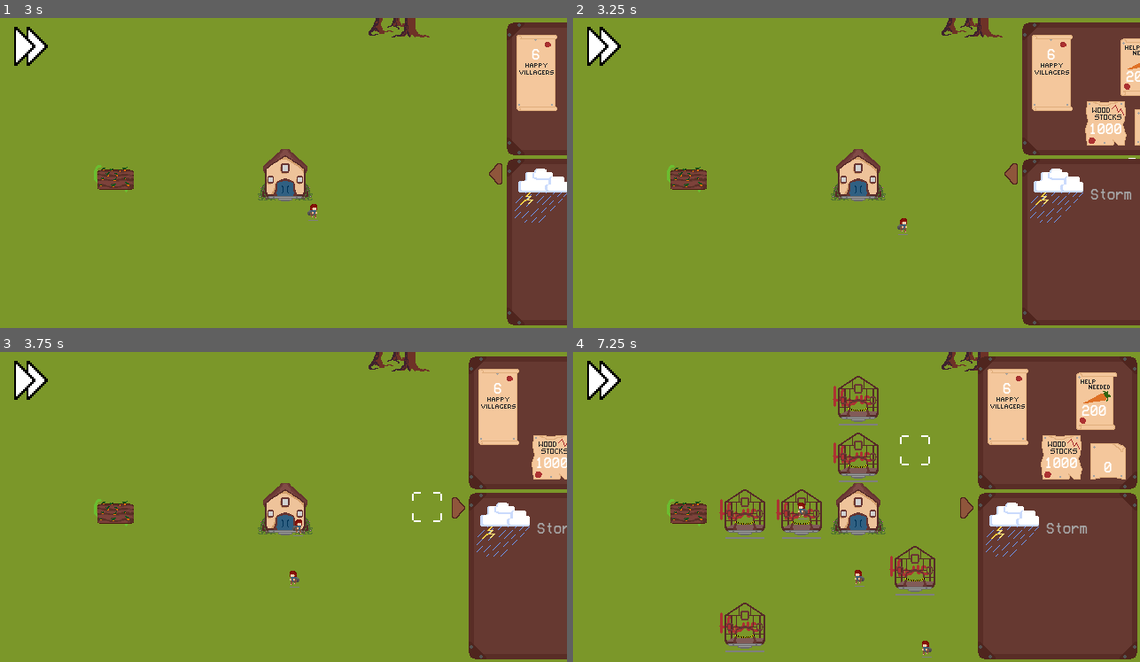
Above: before the commit, frames 1-4 (two rows, left to right).
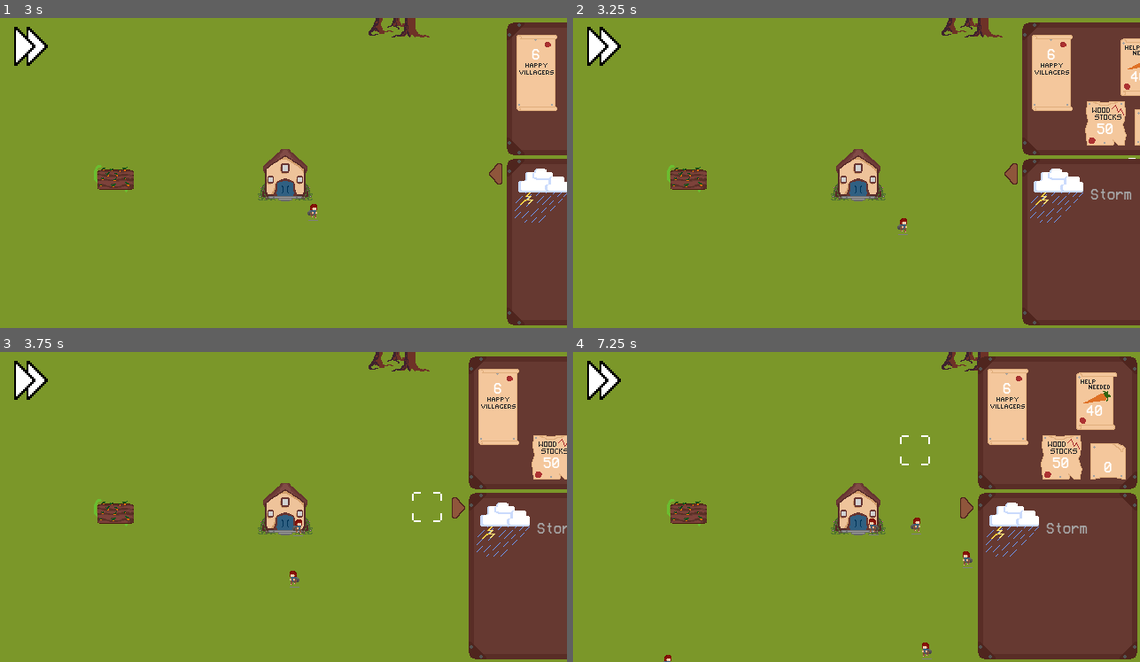
Above: after the commit, the same moments.

Repository: Resben/village-mayhem
Game: Godot game, scene res://scenes/ui/controller.tscn
Two runs of this game, one before a commit and one after it. Both use one fixed random seed, a clock stepped at 60 frames per second and the inputs below. The engine's default icon, where the game draws it, is replaced by a stand-in: a white triangle on a blue panel in a dark square. Sound files missing from this copy of the repository are replaced by a short silence.
Inputs (mouse positions are in pixels of both pictures, inside the frame that each line leads up to):
- Up to frame 1 (3 s): click "Start" at 0.5 s; click "Start" at 1.25 s; click (28, 45) at 2 s; click (561, 173) at 2.75 s
- Up to frame 2 (3.25 s): no input
- Up to frame 3 (3.75 s): click (413, 507) at 3.5 s
- Up to frame 4 (7.25 s): click (1117, 507) at 4.25 s; move the mouse to (981, 491) at 5.02 s; tap Middle mouse button (drag) at 5.1 s; move the mouse to (743, 522) at 5.77 s; click (743, 522) at 5.85 s; move the mouse to (913, 438) at 6.52 s; right-click (913, 438) at 6.6 s

Frame 1 is identical in both runs. In frame 2, 0.1% of the frame differs, in the area x 91-100%, y 17-38%; in frame 3, less than 0.1%; in frame 4, 4.2%, in the area x 15-95%, y 7-100%.

Commit message:
[Feature] Pause menu

Diff:
--- a/scenes/ai/villager.gd
+++ b/scenes/ai/villager.gd
@@ -228,7 +228,7 @@
 func _on_action_complete_timeout():
 	job_reference.add_work_point(self)
 	if job_type != "construction":
-		if job_points == require_job_points:
+		if job_points >= require_job_points:
 			job_complete()
 			job_points = 0
 		$TextureProgressBar.value = float(job_points) / require_job_points * 100.0
@@ -236,3 +236,7 @@
 func set_speed(value):
 	playback_speed = value
 	$AnimationPlayer.speed_scale = value
+
+func _on_yum_timeout():
+	Global.remove_resources("food", 1)
+	$Yum.start(randi_range(7, 10))
--- a/scenes/ai/villager.tscn
+++ b/scenes/ai/villager.tscn
@@ -85,5 +85,10 @@
 [node name="CollisionShape2D" type="CollisionShape2D" parent="Area2D"]
 shape = SubResource("RectangleShape2D_rmog4")
 
+[node name="Yum" type="Timer" parent="."]
+one_shot = true
+autostart = true
+
 [connection signal="velocity_computed" from="NavigationAgent2D" to="." method="_on_navigation_agent_2d_velocity_computed"]
 [connection signal="timeout" from="ActionComplete" to="." method="_on_action_complete_timeout"]
+[connection signal="timeout" from="Yum" to="." method="_on_yum_timeout"]
--- a/scenes/global.gd
+++ b/scenes/global.gd
@@ -33,8 +33,8 @@
 var villager = preload("res://scenes/ai/villager.tscn") as PackedScene
 
 var resources = {
-	"food" : 200,
-	"wood" : 1000,
+	"food" : 50,
+	"wood" : 50,
 	"materials" : 0
 }
 
@@ -47,6 +47,25 @@
 		is_setup = true
 		hud.update_resources()
 		hud.update_population()
+
+func bye_bye():
+	wood_references.clear()
+	house_references.clear()
+	farm_references.clear()
+	inactive_mine_references.clear()
+	active_mine_references.clear()
+	disaster_references.clear()
+	villager_references.clear()
+	resources = {
+		"food" : 50,
+		"wood" : 50,
+		"materials" : 0
+	}
+	population = 0
+	is_in_disaster = false
+	cpu = null
+	is_setup = false
+
 
 func get_random_villager() -> Texture2D:
 	var rand = randi_range(0, villagers.size())
@@ -104,13 +123,13 @@
 			set_speed(2, active_mine_references)
 			set_speed(2, disaster_references)
 		VERY_FAST:
-			controller.set_speed(3)
-			set_speed(3, villager_references)
-			set_speed(3, house_references)
-			set_speed(3, farm_references)
-			set_speed(3, wood_references)
-			set_speed(3, active_mine_references)
-			set_speed(3, disaster_references)
+			controller.set_speed(5)
+			set_speed(5, villager_references)
+			set_speed(5, house_references)
+			set_speed(5, farm_references)
+			set_speed(5, wood_references)
+			set_speed(5, active_mine_references)
+			set_speed(5, disaster_references)
 
 func set_speed(value, references):
 	for r in references:
--- a/scenes/ui/controller.gd
+++ b/scenes/ui/controller.gd
@@ -23,12 +23,29 @@
 
 func _input(event):
 	if Input.is_action_just_pressed("pause") && !$Startup.visible:
+		toggle_pause()
+
+func toggle_pause():
 		$Paused.visible = !$Paused.visible
 		if $Paused.visible:
 			$Paused.mouse_filter = Control.MOUSE_FILTER_STOP
+			$Paused.when_shown()
 		else:
 			$Paused.mouse_filter = Control.MOUSE_FILTER_IGNORE
 		get_tree().paused = $Paused.visible
+
+func switch_to_menu():
+	state = MENU
+	$TransitionPlayer.play_transition(to_menu_callback)
+	Global.bye_bye()
+
+func to_menu_callback():
+	$Startup.visible = true
+	$Startup.mouse_filter = Control.MOUSE_FILTER_STOP
+	$HUD.visible = false
+	$Paused.visible = false
+	get_tree().paused = true
+	get_node("/root/Main").queue_free()
 
 func switch_to_game():
 	state = GAME
@@ -85,10 +102,8 @@
 func set_speed(value):
 	$DisasterTimer.wait_time = disaster_time_out_original / value
 
-
 func _on_bgm_finished():
 	$BGM.play()
-
 
 func _on_h_slider_value_changed(value):
 	bgm_volume = value
--- a/scenes/ui/controller.tscn
+++ b/scenes/ui/controller.tscn
@@ -4,7 +4,6 @@
 [ext_resource type="Script" path="res://scenes/ui/startup.gd" id="2_3b7cw"]
 [ext_resource type="Theme" uid="uid://cbh8r1lpvqme5" path="res://resources/main_theme.tres" id="2_o4um2"]
 [ext_resource type="PackedScene" uid="uid://ds0lpe8titpqh" path="res://scenes/level/main.tscn" id="3_fdg15"]
-[ext_resource type="Texture2D" uid="uid://c44mf2j1x3lge" path="res://icon.svg" id="3_vp72e"]
 [ext_resource type="Script" path="res://scenes/ui/transition_player.gd" id="4_uiov0"]
 [ext_resource type="TileSet" uid="uid://djp1po2qnkljk" path="res://resources/tileset.tres" id="5_0d8tc"]
 [ext_resource type="Script" path="res://scenes/ui/HUD.gd" id="5_2nu4n"]
@@ -22,6 +21,7 @@
 [ext_resource type="Texture2D" uid="uid://or2tdeaf6yxv" path="res://assets/ui/speed_3.png" id="14_f47nt"]
 [ext_resource type="Texture2D" uid="uid://ota0p8br2mb6" path="res://assets/ui/speed_1.png" id="16_pdu2c"]
 [ext_resource type="Script" path="res://scenes/ui/paused.gd" id="16_tsk5n"]
+[ext_resource type="Texture2D" uid="uid://crrbn5t56w1ny" path="res://assets/ui/paused_ui.png" id="21_xh51k"]
 [ext_resource type="Texture2D" uid="uid://db2mngatx53rl" path="res://assets/ui/cloud_cover-Sheet.png" id="23_7cevf"]
 [ext_resource type="AudioStream" uid="uid://bfo70xdhorigt" path="res://assets/music/chill.mp3" id="24_7gf23"]
 
@@ -323,7 +323,8 @@
 anchors_preset = 1
 anchor_left = 1.0
 anchor_right = 1.0
-offset_right = 184.0
+offset_left = 640.0
+offset_right = 824.0
 offset_bottom = 350.0
 grow_horizontal = 0
 
@@ -395,9 +396,9 @@
 anchor_top = 0.5
 anchor_bottom = 0.5
 offset_left = -26.7065
-offset_top = 1559.0
+offset_top = 1734.0
 offset_right = 13.2935
-offset_bottom = 1591.0
+offset_bottom = 1766.0
 grow_vertical = 2
 texture_normal = ExtResource("7_08pkq")
 
@@ -459,26 +460,27 @@
 script = ExtResource("16_tsk5n")
 
 [node name="TextureRect" type="TextureRect" parent="Paused"]
+texture_filter = 1
 layout_mode = 1
 anchors_preset = 8
 anchor_left = 0.5
 anchor_top = 0.5
 anchor_right = 0.5
 anchor_bottom = 0.5
-offset_left = -316.0
-offset_top = -165.0
-offset_right = 317.0
-offset_bottom = 159.0
-grow_horizontal = 2
-grow_vertical = 2
-texture = ExtResource("3_vp72e")
+offset_left = -150.0
+offset_top = -100.0
+offset_right = 150.0
+offset_bottom = 100.0
+grow_horizontal = 2
+grow_vertical = 2
+texture = ExtResource("21_xh51k")
 
 [node name="Continue" type="Button" parent="Paused/TextureRect"]
 layout_mode = 1
-offset_left = 120.0
-offset_top = 96.0
-offset_right = 128.0
-offset_bottom = 104.0
+offset_left = 32.0
+offset_top = 80.0
+offset_right = 115.0
+offset_bottom = 103.0
 text = "Continue"
 
 [node name="ToMenu" type="Button" parent="Paused/TextureRect"]
@@ -486,40 +488,59 @@
 anchors_preset = 1
 anchor_left = 1.0
 anchor_right = 1.0
-offset_left = -128.0
-offset_top = 96.0
-offset_right = -120.0
-offset_bottom = 104.0
+offset_left = -145.0
+offset_top = 80.0
+offset_right = -24.0
+offset_bottom = 103.0
 grow_horizontal = 0
 text = "Back To Menu"
 
 [node name="HSlider" type="HSlider" parent="Paused/TextureRect"]
 layout_mode = 1
-anchors_preset = 7
+anchors_preset = 8
 anchor_left = 0.5
-anchor_top = 1.0
+anchor_top = 0.5
 anchor_right = 0.5
-anchor_bottom = 1.0
-offset_left = -177.5
-offset_top = -88.0
-offset_right = 199.5
-offset_bottom = -72.0
-grow_horizontal = 2
-grow_vertical = 0
-
-[node name="HSlider2" type="HSlider" parent="Paused/TextureRect"]
-layout_mode = 1
-anchors_preset = 7
+anchor_bottom = 0.5
+offset_left = -86.0
+offset_top = 57.0
+offset_right = 86.0
+offset_bottom = 73.0
+grow_horizontal = 2
+grow_vertical = 2
+max_value = 1.0
+step = 0.01
+
+[node name="Label" type="Label" parent="Paused/TextureRect"]
+layout_mode = 1
+anchors_preset = 8
 anchor_left = 0.5
-anchor_top = 1.0
+anchor_top = 0.5
 anchor_right = 0.5
-anchor_bottom = 1.0
-offset_left = -174.5
-offset_top = -56.0
-offset_right = 195.5
-offset_bottom = -40.0
-grow_horizontal = 2
-grow_vertical = 0
+anchor_bottom = 0.5
+offset_left = -54.0
+offset_top = 26.5
+offset_right = 54.0
+offset_bottom = 53.5
+grow_horizontal = 2
+grow_vertical = 2
+theme_override_font_sizes/font_size = 20
+text = "Volume"
+horizontal_alignment = 1
+vertical_alignment = 1
+
+[node name="Label2" type="Label" parent="Paused/TextureRect"]
+layout_mode = 1
+anchors_preset = 5
+anchor_left = 0.5
+anchor_right = 0.5
+offset_left = -71.0
+offset_top = 16.0
+offset_right = 67.0
+offset_bottom = 52.0
+grow_horizontal = 2
+theme_override_font_sizes/font_size = 40
+text = "Paused"
 
 [node name="TransitionPlayer" type="Control" parent="."]
 layout_mode = 3
@@ -577,5 +598,6 @@
 [connection signal="pressed" from="HUD/Playback" to="HUD" method="_on_playback_pressed"]
 [connection signal="pressed" from="Paused/TextureRect/Continue" to="Paused" method="_on_continue_pressed"]
 [connection signal="pressed" from="Paused/TextureRect/ToMenu" to="Paused" method="_on_to_menu_pressed"]
+[connection signal="value_changed" from="Paused/TextureRect/HSlider" to="." method="_on_h_slider_value_changed"]
 [connection signal="finished" from="BGM" to="." method="_on_bgm_finished"]
 [connection signal="timeout" from="DisasterTimer" to="." method="_on_disaster_timer_timeout"]
--- a/scenes/ui/paused.gd
+++ b/scenes/ui/paused.gd
@@ -1,7 +1,10 @@
 extends Control
 
 func _on_continue_pressed():
-	pass # Replace with function body.
+	get_parent().toggle_pause()
 
 func _on_to_menu_pressed():
-	pass # Replace with function body.
+	get_parent().switch_to_menu()
+
+func when_shown():
+	$TextureRect/HSlider.value = get_parent().bgm_volume
Binary file added: assets/ui/paused_ui.png
Not shown, added: assets/ui/paused_ui.png.import
Not shown, added: export_presets.cfg
